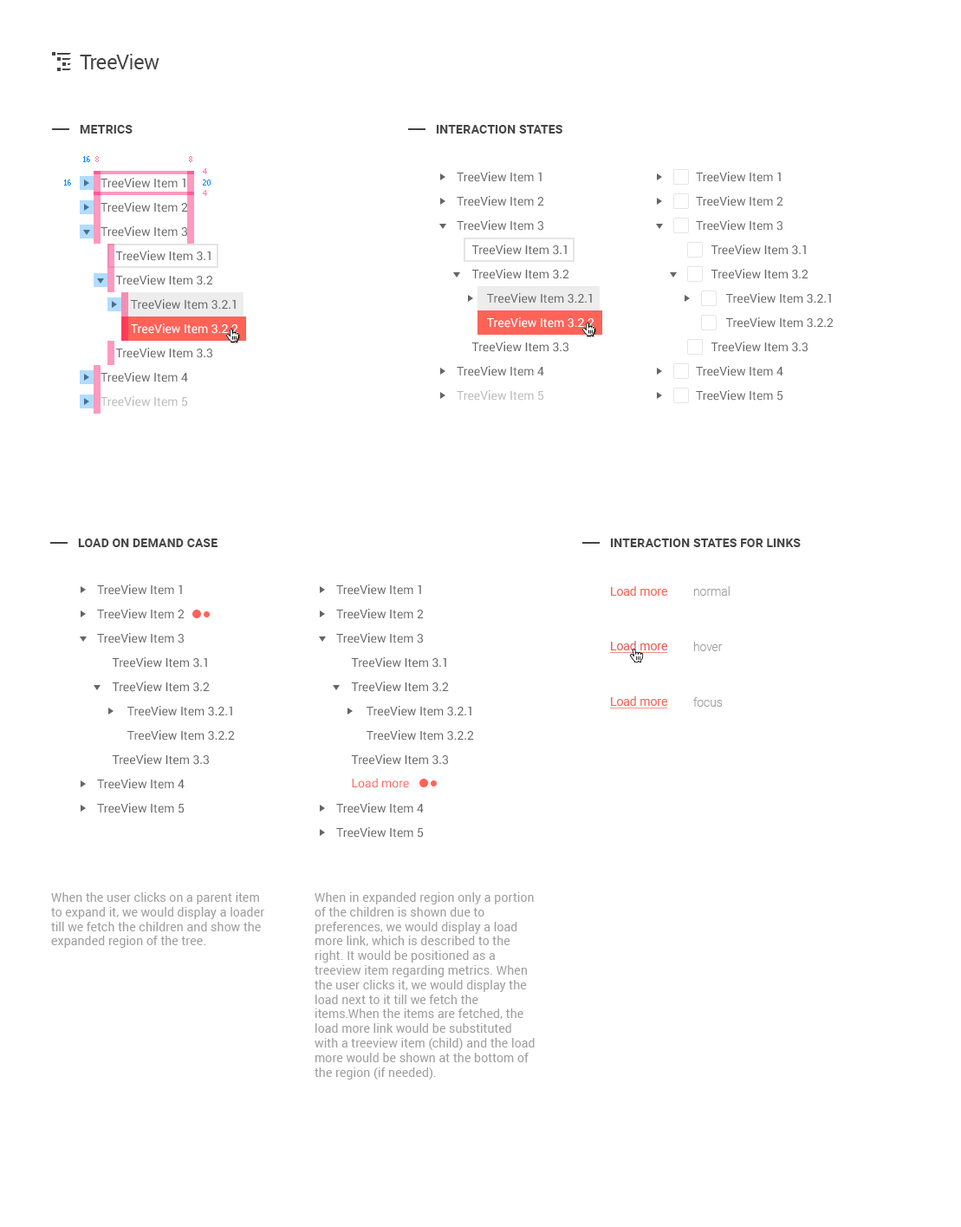
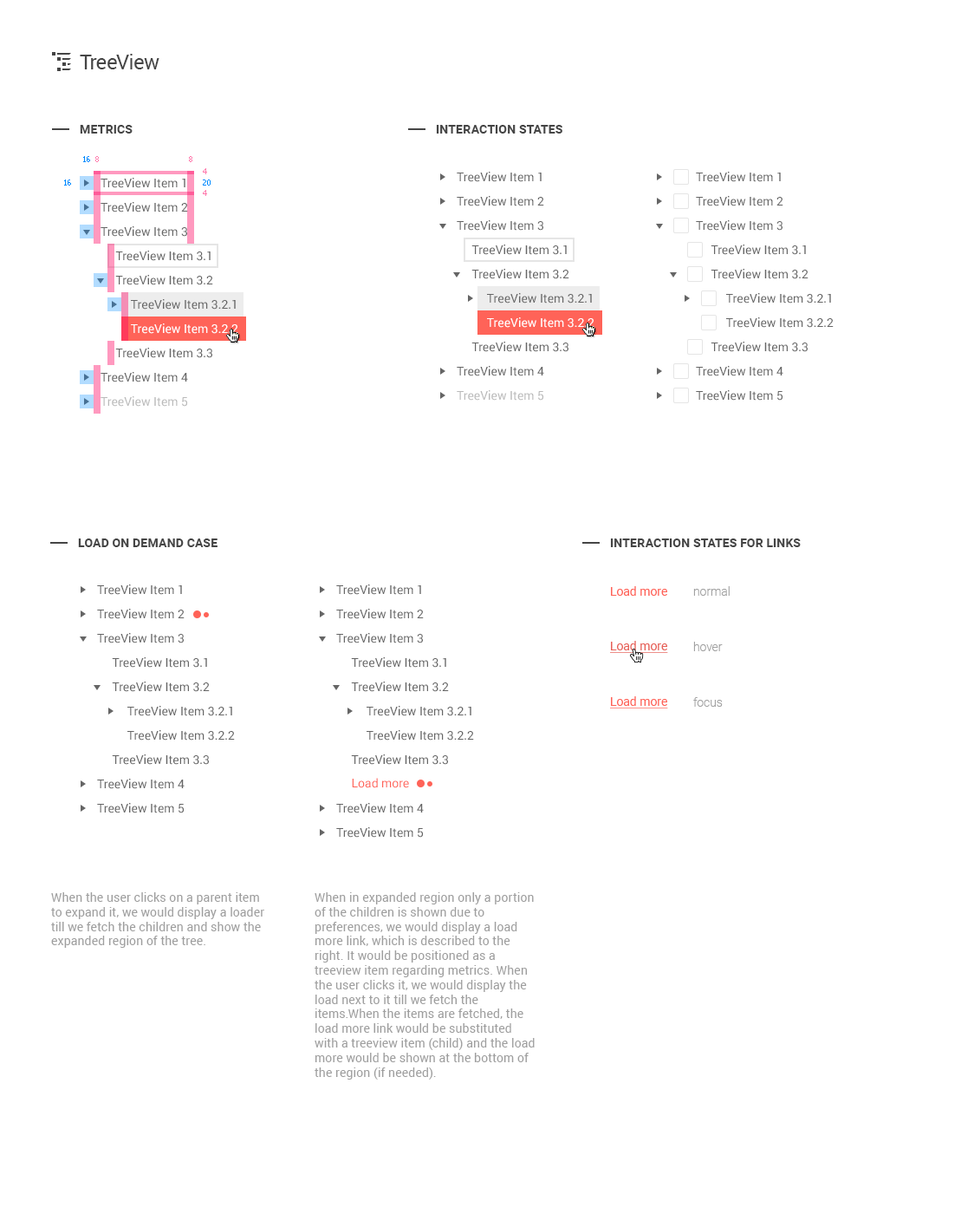
The second 961 × 1227 image is a revision of the first. Changes to its layers:
painted on "Ellipse 1 copy" (1st of 2, in "TreeView" › "TreeView Load on Demand" › "TreeView Default copy 2" › "loader") over [427, 780, 437, 787]
painted on "Ellipse 1" (1st of 2, in "TreeView" › "TreeView Load on Demand" › "TreeView Default copy 2" › "loader") over [417, 778, 429, 788]
painted on "Ellipse 1 copy" (2nd of 2, in "TreeView" › "TreeView Load on Demand" › "TreeView Default copy" › "loader") over [203, 611, 210, 618]
painted on "Ellipse 1" (2nd of 2, in "TreeView" › "TreeView Load on Demand" › "TreeView Default copy" › "loader") over [192, 609, 202, 619]
